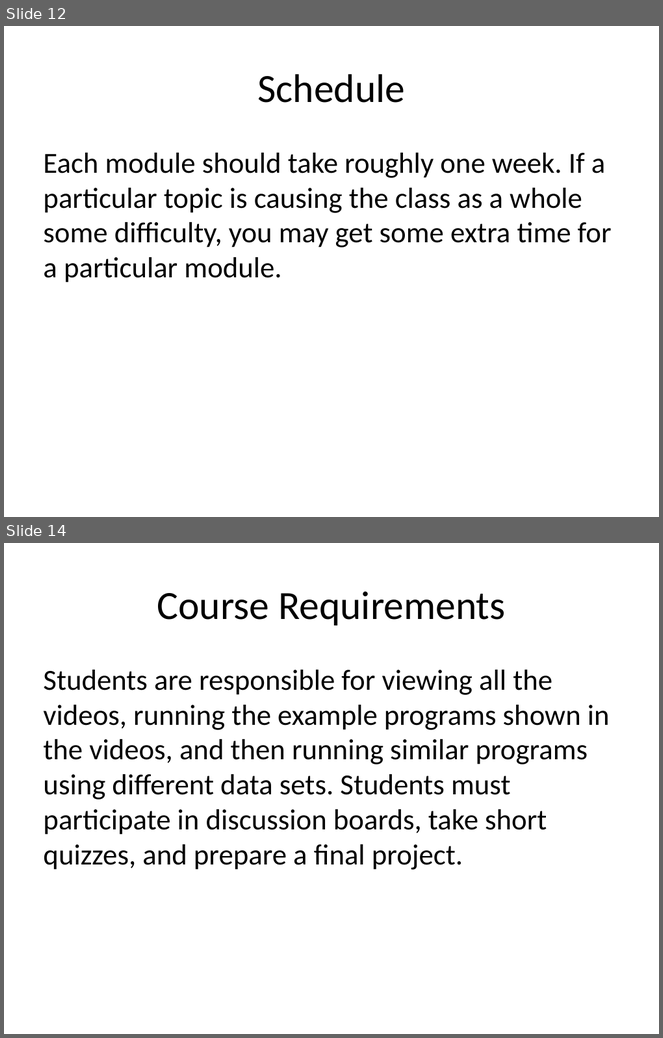
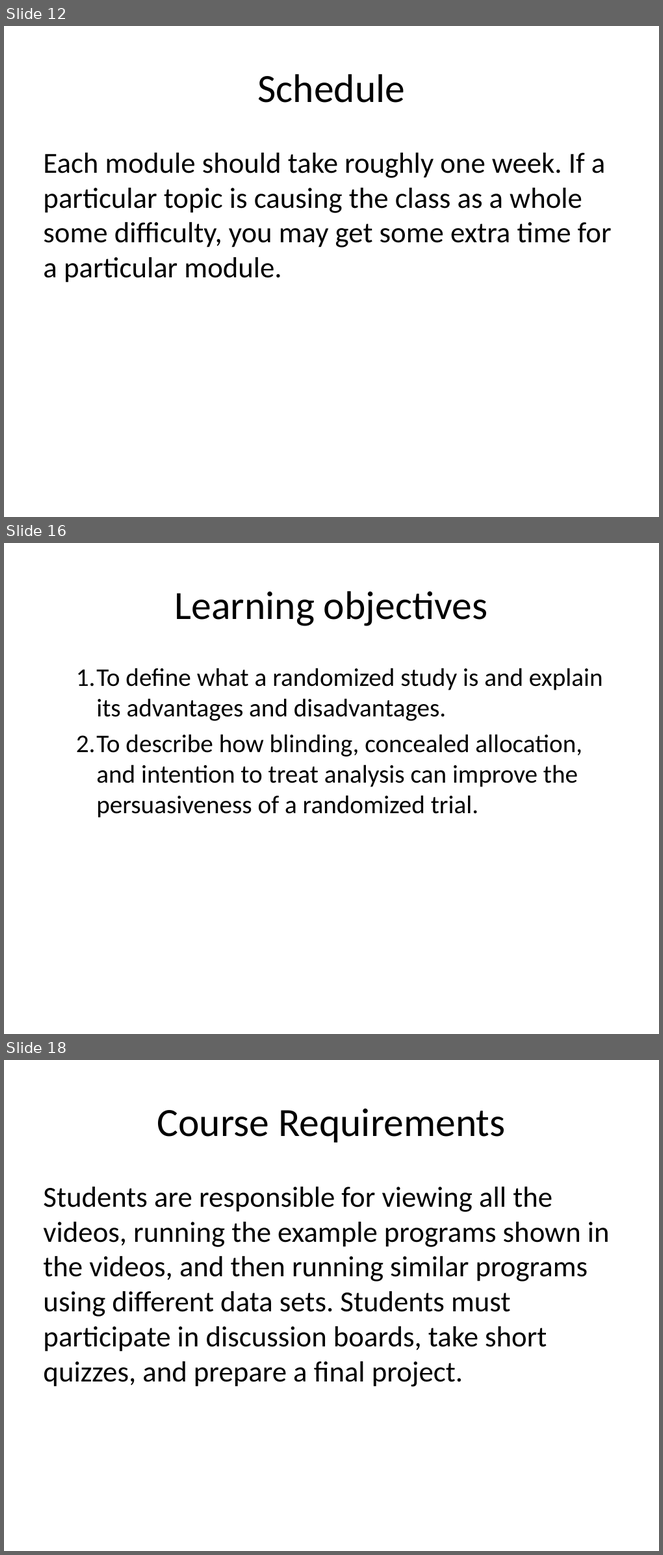
Before and after one commit to pmean/introduction-to-SAS, a slide deck: basics_syllabus/results/syllabus.pptx. Shown one above the other, each under a label of ours: slides 12 and 14 before the commit, slides 12, 16 and 18 after it; the slides between them are not shown. The pictures are 663x1038 and 663x1555 pixels, drawn with LibreOffice and Linux fonts; fonts in the diff are those of the drawing. Boxes give left, top, right and bottom in pixels: in the first picture for what was removed or moved away, otherwise in the second. Text is boxed around its words. In the diff, an @@ line names an element or a change of style, - is before the commit and + after.

```diff
--- a/basics_syllabus/results/syllabus.pptx
+++ b/basics_syllabus/results/syllabus.pptx
@@ slide 16 added at (x1=4, y1=543, x2=659, y2=1034), background #FFFFFF @@
@@ title added at (x1=175, y1=591, x2=488, y2=626), 44 pt, text #000000 @@
+Learning objectives
@@ text added at (x1=76, y1=668, x2=603, y2=818), 28 pt, text #000000 @@
+  1. To define what a randomized study is and explain its advantages and disadvantages.
+  2. To describe how blinding, concealed allocation, and intention to treat analysis can improve the persuasiveness of a randomized trial.
@@ what was slide 14 is now slide 18 @@
```
Also in this commit, not shown: 1 slide changed, 3 other slides added, 38 other files.
